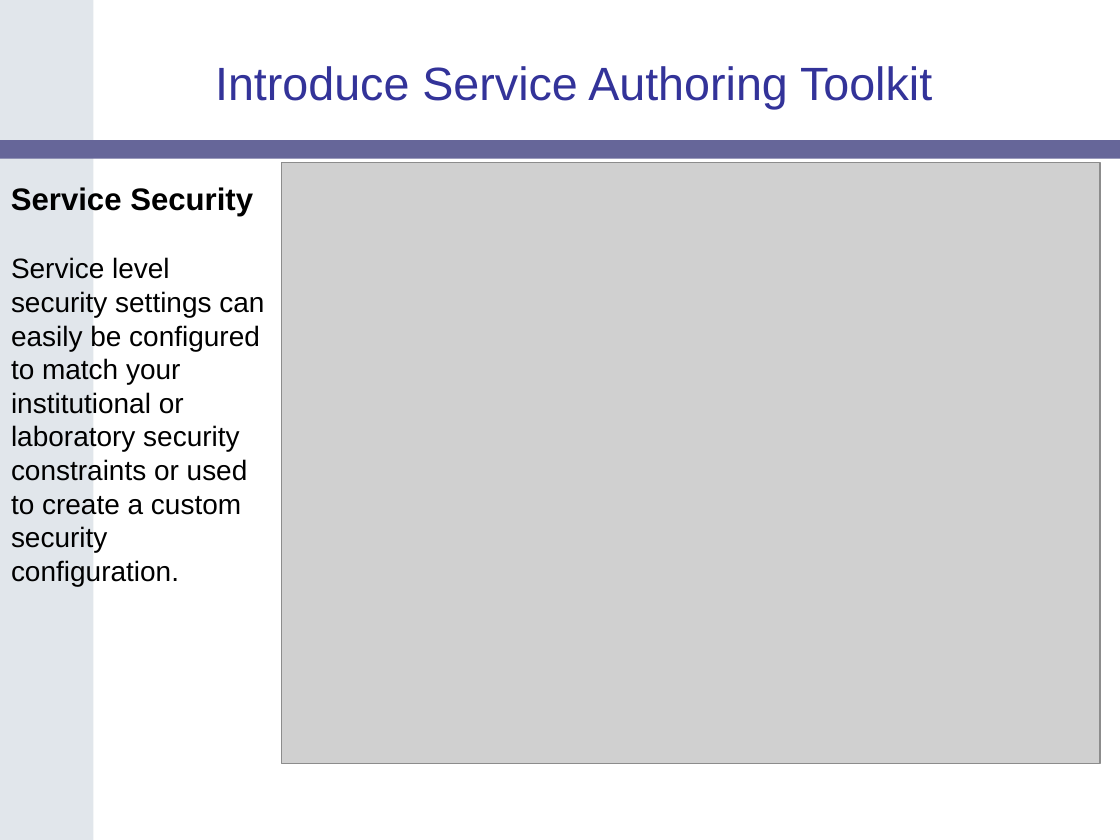
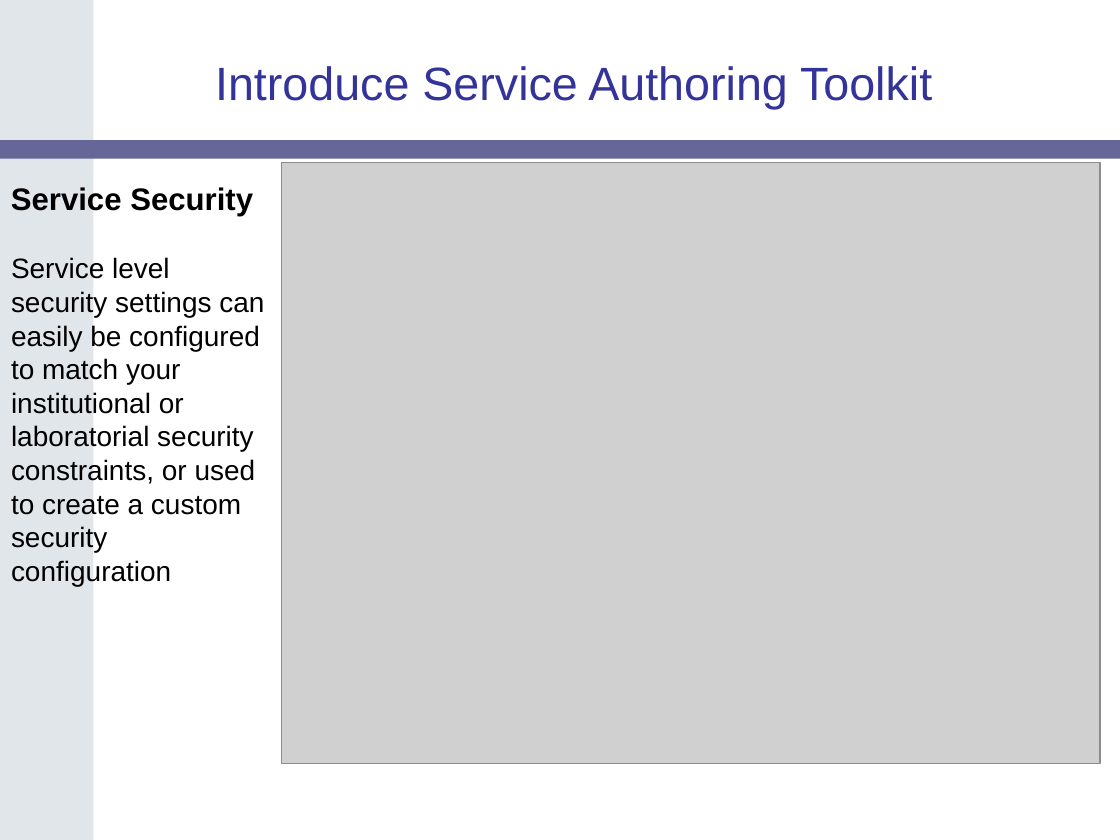
Before and after one commit to NCIP/cagrid-portal, a slide deck: slide 19 of cagrid-1-0/Documentation/presentations/200604_AnnualMeeting/caGrid-1.0-Demo.ppt. Drawn at 1120x840 pixels with LibreOffice and Linux fonts; fonts in the diff are those of the drawing; grey boxes stand for pictures; background and template pictures are left out. Boxes give left, top, right and bottom in pixels: in the first picture for what was removed or moved away, otherwise in the second. Text is boxed around its words. In the diff, an @@ line names an element or a change of style, - is before the commit and + after.

```diff
--- a/cagrid-1-0/Documentation/presentations/200604_AnnualMeeting/caGrid-1.0-Demo.ppt
+++ b/cagrid-1-0/Documentation/presentations/200604_AnnualMeeting/caGrid-1.0-Demo.ppt
@@ text at box(11, 257, 264, 586): text changed @@
-Service level security settings can easily be configured to match your institutional or laboratory security constraints or used to create a custom security configuration.
+Service level security settings can easily be configured to match your institutional or laboratorial security constraints, or used to create a custom security configuration
```
Also in this commit, not shown: 6 other slides changed.
